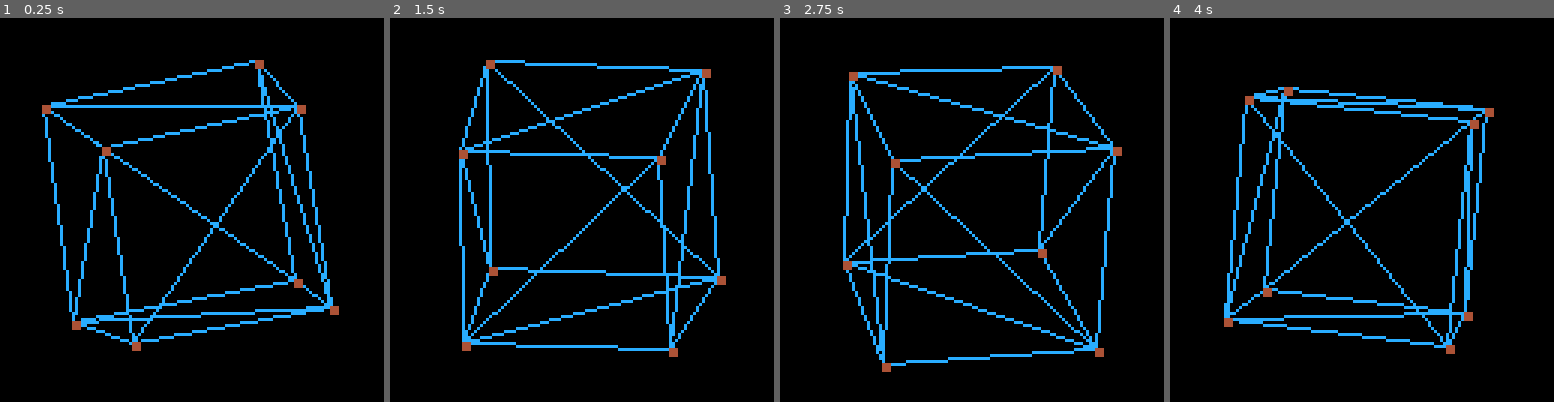
Above: before the commit, frames 1-4 (left to right).
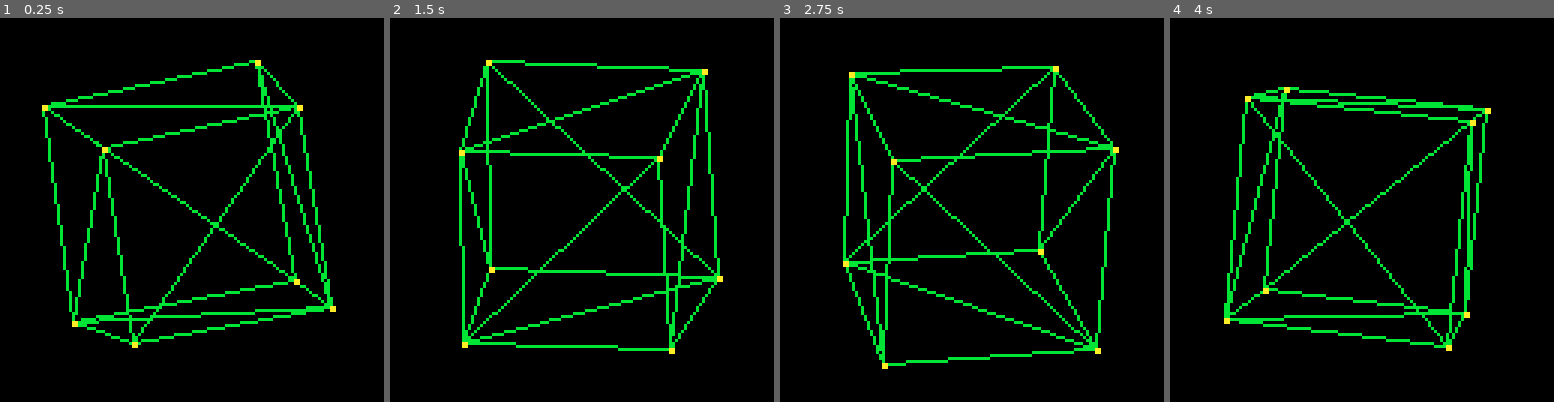
Above: after the commit, the same moments.

Repository: nareez/3drenderer
Game: PICO-8 cartridge pico8/3drenderer v1.p8
The game is run twice, just before and just after one commit, with the same random seed, the same clock (stepped at 60 frames per second) and the same inputs.
Inputs:
- Up to frame 1 (0.25 s): no input
- Up to frame 2 (1.5 s): no input
- Up to frame 3 (2.75 s): no input
- Up to frame 4 (4 s): no input

The runs differ from the first frame. In frame 1, 6.6% of the frame differs, in the area x 10-89%, y 10-87%; in frame 2, 6.7%, in the area x 17-88%, y 10-89%; in frame 3, 6.7%; in frame 4, 6.4%.

Commit message:
improved pico8 coide

Diff:
--- a/pico8/3D wireframe rotating cube.p8
+++ b/pico8/3drenderer v1.p8
@@ -4,8 +4,8 @@
 //main
 function project(point)
  projected_point = {}
- projected_point.x = (fov_factor * point[x_ix]) / (point[z_ix])
- projected_point.y = (fov_factor * point[y_ix]) / (point[z_ix])
+ projected_point.x = (fov_factor * point.x) / (point.z)
+ projected_point.y = (fov_factor * point.y) / (point.z)
  return projected_point
 end
 
@@ -22,9 +22,9 @@
 	 mesh_face = cube_faces[i]
 	 face_vertices = {}
 
-	 face_vertices[1] = cube_vertices[mesh_face[a_ix]]
-	 face_vertices[2] = cube_vertices[mesh_face[b_ix]]
-	 face_vertices[3] = cube_vertices[mesh_face[c_ix]]
+	 face_vertices[1] = cube_vertices[mesh_face.a]
+	 face_vertices[2] = cube_vertices[mesh_face.b]
+	 face_vertices[3] = cube_vertices[mesh_face.c]
 
 	 projected_triagle = {}
 
@@ -35,7 +35,7 @@
 	  transformed_vertex = vec3_rotate_y(transformed_vertex, cube_rotation.y)
 	  transformed_vertex = vec3_rotate_z(transformed_vertex, cube_rotation.z)
 
-   transformed_vertex[z_ix] -= camera_position.z
+   transformed_vertex.z -= camera_position.z
 
    projected_point = project(transformed_vertex)
 
@@ -71,24 +71,16 @@
  line(x0,y0,x1,y1,col)
  line(x1,y1,x2,y2,col)
  line(x2,y2,x0,y0,col)
- colo = 4
- rectfill(x0,y0,x0+2,y0+2,colo)
- rectfill(x1,y1,x1+2,y1+2,colo)
- rectfill(x2,y2,x2+2,y2+2,colo)
+ colo = 10
+ rectfill(x0,y0,x0+1,y0+1,colo)
+ rectfill(x1,y1,x1+1,y1+1,colo)
+ rectfill(x2,y2,x2+1,y2+1,colo)
 end
 
 
 -->8
 //global variables
-x_ix = 1
-y_ix = 2
-z_ix = 3
-
-a_ix = 1
-b_ix = 2
-c_ix = 3
-
-col = 12 //color
+col = 11 //color
 
 camera_position = {}
 camera_position.z = -19
@@ -103,61 +95,61 @@
 cube_rotation.z = 0
 
 cube_vertices = {
-    { -1, -1, -1 }, // 1
-    { -1,  1, -1 }, // 2
-    {  1,  1, -1 }, // 3
-    {  1, -1, -1 }, // 4
-    {  1,  1,  1 }, // 5
-    {  1, -1,  1 }, // 6
-    { -1,  1,  1 }, // 7
-    { -1, -1,  1 }  // 8
+    { x=-1, y=-1, z=-1 }, // 1
+    { x=-1, y=1,  z=-1 }, // 2
+    { x=1,  y=1,  z=-1 }, // 3
+    { x=1,  y=-1, z=-1 }, // 4
+    { x=1,  y=1,  z=1 }, // 5
+    { x=1,  y=-1, z=1 }, // 6
+    { x=-1, y=1,  z=1 }, // 7
+    { x=-1, y=-1, z=1 }  // 8
 }
 
 cube_faces = {
     // front
-    {1,2,3},
-    {1,3,4},
+    {a=1,b=2,c=3},
+    {a=1,b=3,c=4},
     // right
-    {4,3,5},
-    {4,5,6},
+    {a=4,b=3,c=5},
+    {a=4,b=5,c=6},
     // back
-    {6,5,7},
-    {6,7,8},
+    {a=6,b=5,c=7},
+    {a=6,b=7,c=8},
     // left
-    {8,7,2},
-    {8,2,1},
+    {a=8,b=7,c=2},
+    {a=8,b=2,c=1},
     // top
-    {2,7,5},
-    {2,5,3},
+    {a=2,b=7,c=5},
+    {a=2,b=5,c=3},
     // bottom
-    {6,8,1},
-    {6,1,4}
+    {a=6,b=8,c=1},
+    {a=6,b=1,c=4}
 }
 -->8
 //vector
 function vec3_rotate_x(v,angle)
  rotated_vector = {
-  v[x_ix],
-  v[y_ix] * cos(angle) - v[z_ix] * sin(angle),
-  v[y_ix] * sin(angle) + v[z_ix] * cos(angle)
+  x=v.x,
+  y=v.y * cos(angle) - v.z * sin(angle),
+  z=v.y * sin(angle) + v.z * cos(angle)
  }
  return rotated_vector
 end
 
 function vec3_rotate_y(v,angle)
  rotated_vector = {
-  v[x_ix] * cos(angle) - v[z_ix] * sin(angle),
-  v[y_ix],
-  v[x_ix] * sin(angle) + v[z_ix] * cos(angle)
+  x=v.x * cos(angle) - v.z * sin(angle),
+  y=v.y,
+  z=v.x * sin(angle) + v.z * cos(angle)
  }
  return rotated_vector
 end
 
 function vec3_rotate_z(v,angle)
  rotated_vector = {
-  v[x_ix] * cos(angle) - v[y_ix] * sin(angle),
-  v[x_ix] * sin(angle) + v[y_ix] * cos(angle),
-  v[z_ix]
+  x=v.x * cos(angle) - v.y * sin(angle),
+  y=v.x * sin(angle) + v.y * cos(angle),
+  z=v.z
  }
  return rotated_vector
 end
